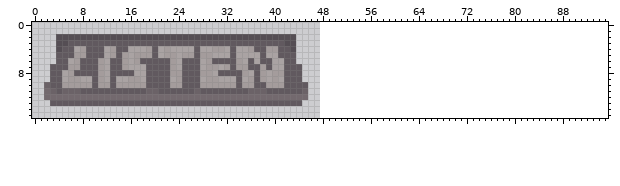
A sprite sheet gets an edit: Assets/Art/UI/ListenButton.png. Above: the version before the commit.
The file is 48x16 pixels. Colours within 5 levels of each other are drawn and written as one. The old version is drawn lined up with the new one, on the new canvas.
After the commit:
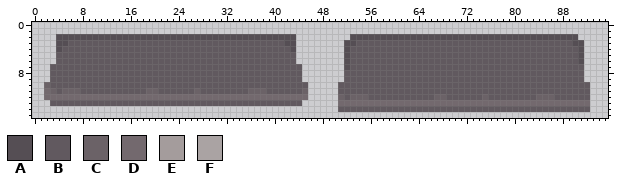
Palette (. is transparent): A #554e54  B #61595f  C #6b6267  D #73696e  E #a49c9c  F #aaa3a3
The exact change:
canvas 48x16 -> 96x16
@@ x 0..95 @@
  1 ................................................................................................
- 2 ....AAAAAAAAAAAAAAAAAAAAAAAAAAAAAAAAAAAAAAAA....................................................
- 3 ....AABBBBBBBBBBBBBBBBBBBBBBBBBBBBBBBBBBBBAA....................................................
- 4 ....ABBFEBBBFEBBFFFEBFEFFFFBFFEEFBFFEBBEEBBA....................................................
- 5 ....BBBEEBBBFEBEFEEEBFEEFEEBEEFFFBFFFFBFFBBB....................................................
- 6 ....BBFEBBBEFBBEFEBBBBBEFBBBFEBBBBEFBFBBFFBB....................................................
- 7 ...BBBEEBBBEFBBEFFFBBBBEFBBBFEEFEBEEBBEBFFBBB...................................................
- 8 ...BBFEBBBBEFBBBBFFBBBBEEBBBEEFBBBBEFBEFEEBBB...................................................
- 9 ...BBFEEFFBEFBFFEEFBBBBFEBBBFEEFFFBFEBEFEFBBB...................................................
-10 ..CBBEEEEEBEEBEEEEEBBBBEEBBBEEEEEEBEEBBEEEBBBB..................................................
-11 ..DCBCCCBBBBBBBBBBBCCBBBBBBCBBBBBBBBCCCBBBBBBC..................................................
-12 ..DDDDDDDDDDDDDDDDDDDDDDDDDDDDDDDDDDDDDDDDDDDD..................................................
-13 ...BBBBBBBBBBBBBBBBBBBBBBBBBBBBBBBBBBBBBBBBBB...................................................
-14 ................................................................................................
+ 2 ....AAAAAAAAAAAAAAAAAAAAAAAAAAAAAAAAAAAAAAAA.........AAAAAAAAAAAAAAAAAAAAAAAAAAAAAAAAAAAAAA.....
+ 3 ....AABBBBBBBBBBBBBBBBBBBBBBBBBBBBBBBBBBBBAA........AABBBBBBBBBBBBBBBBBBBBBBBBBBBBBBBBBBBBAA....
+ 4 ....ABBBBBBBBBBBBBBBBBBBBBBBBBBBBBBBBBBBBBBA........ABBBBBBBBBBBBBBBBBBBBBBBBBBBBBBBBBBBBBBA....
+ 5 ....BBBBBBBBBBBBBBBBBBBBBBBBBBBBBBBBBBBBBBBB........ABBBBBBBBBBBBBBBBBBBBBBBBBBBBBBBBBBBBBBA....
+ 6 ....BBBBBBBBBBBBBBBBBBBBBBBBBBBBBBBBBBBBBBBB........ABBBBBBBBBBBBBBBBBBBBBBBBBBBBBBBBBBBBBBA....
+ 7 ...BBBBBBBBBBBBBBBBBBBBBBBBBBBBBBBBBBBBBBBBBB.......ABBBBBBBBBBBBBBBBBBBBBBBBBBBBBBBBBBBBBBB....
+ 8 ...BBBBBBBBBBBBBBBBBBBBBBBBBBBBBBBBBBBBBBBBBB.......BBBBBBBBBBBBBBBBBBBBBBBBBBBBBBBBBBBBBBBB....
+ 9 ...BBBBBBBBBBBBBBBBBBBBBBBBBBBBBBBBBBBBBBBBBB.......BBBBBBBBBBBBBBBBBBBBBBBBBBBBBBBBBBBBBBBB....
+10 ..CBBBBBBBBBBBBBBBBBBBBBBBBBBBBBBBBBBBBBBBBBBB.....BBBBBBBBBBBBBBBBBBBBBBBBBBBBBBBBBBBBBBBBBB...
+11 ..DCBCCCBBBBBBBBBBBCCBBBBBBCBBBBBBBBCCCBBBBBBC.....BBBBBBBBBBBBBBBBBBBBBBBBBBBBBBBBBBBBBBBBBB...
+12 ..DDDDDDDDDDDDDDDDDDDDDDDDDDDDDDDDDDDDDDDDDDDD.....CBCCCBBBBBBBBBBBCCBBBBBBCBBBBBBBBCCCBBBBBB...
+13 ...BBBBBBBBBBBBBBBBBBBBBBBBBBBBBBBBBBBBBBBBBB......DDDDDDDDDDDDDDDDDDDDDDDDDDDDDDDDDDDDDDDDDD...
+14 ...................................................BBBBBBBBBBBBBBBBBBBBBBBBBBBBBBBBBBBBBBBBBB...
 15 ................................................................................................
Where, in picture pixels (left, top, right, bottom), the same in both pictures:
added: (338, 34, 590, 112)
changed: (62, 46, 284, 88)
